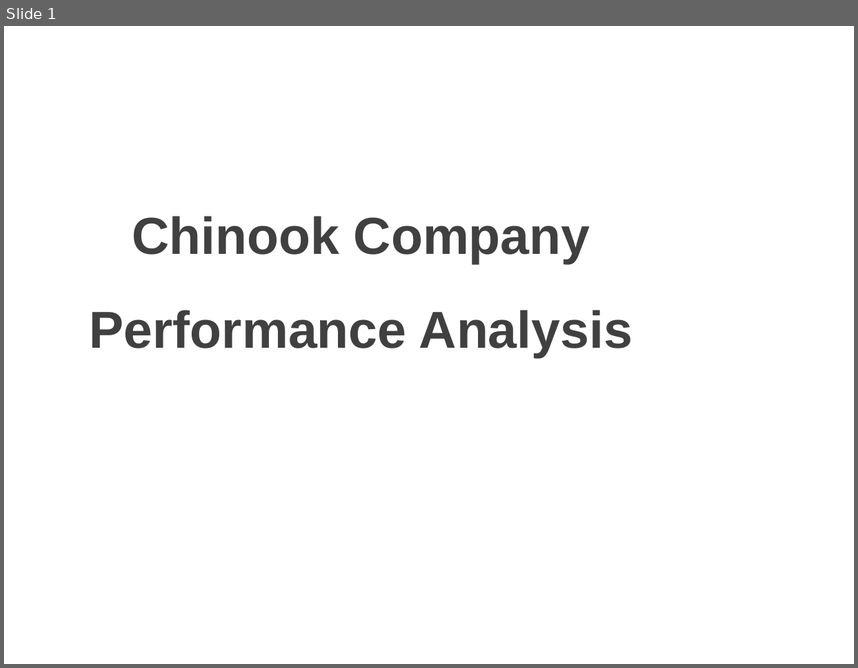
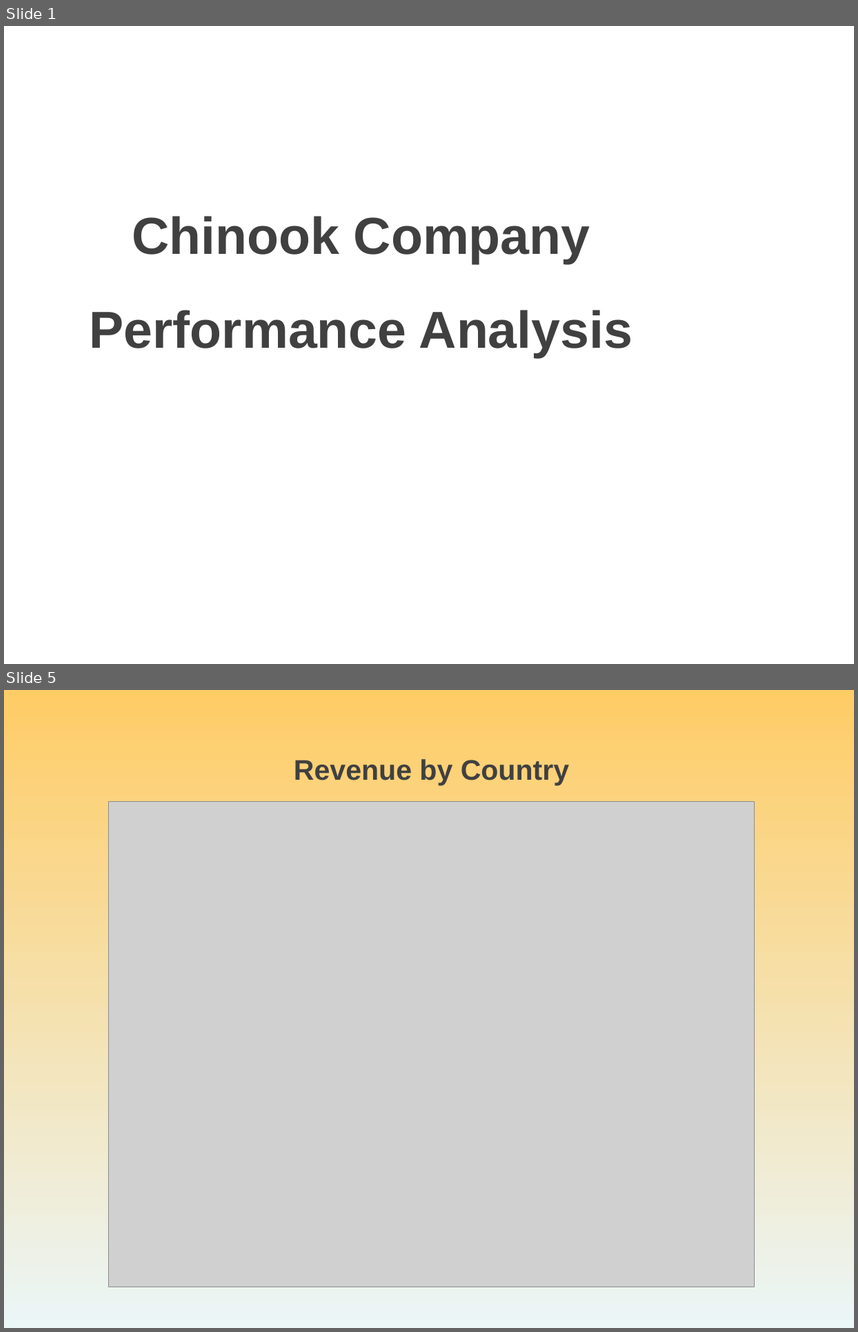
Before and after one commit to ElnazRMZ/CHINOOK-repo, a slide deck: docs/Powerpoint_Elnaz_Ramezani.ppt. Shown one above the other, each under a label of ours: slide 1 before the commit, slides 1 and 5 after it; the slides between them are not shown. The pictures are 858x668 and 858x1332 pixels, drawn with LibreOffice and Linux fonts; fonts in the diff are those of the drawing; grey boxes stand for pictures; background and template pictures are left out. Boxes give left, top, right and bottom in pixels: in the first picture for what was removed or moved away, otherwise in the second. Text is boxed around its words. In the diff, an @@ line names an element or a change of style, - is before the commit and + after.

```diff
--- a/docs/Powerpoint_Elnaz_Ramezani.ppt
+++ b/docs/Powerpoint_Elnaz_Ramezani.ppt
@@ slide 5 added at (4,690,854,1328), background gradient #FFCC66 to #EBF6F7 @@
@@ text added at (294,759,569,786), 24 pt, text #404040, bold @@
+Revenue by Country
@@ picture added at (109,801,755,1287) @@
```
Also in this commit, not shown: 3 slides changed, 7 other slides added, 2 slides removed, 1 other file.
